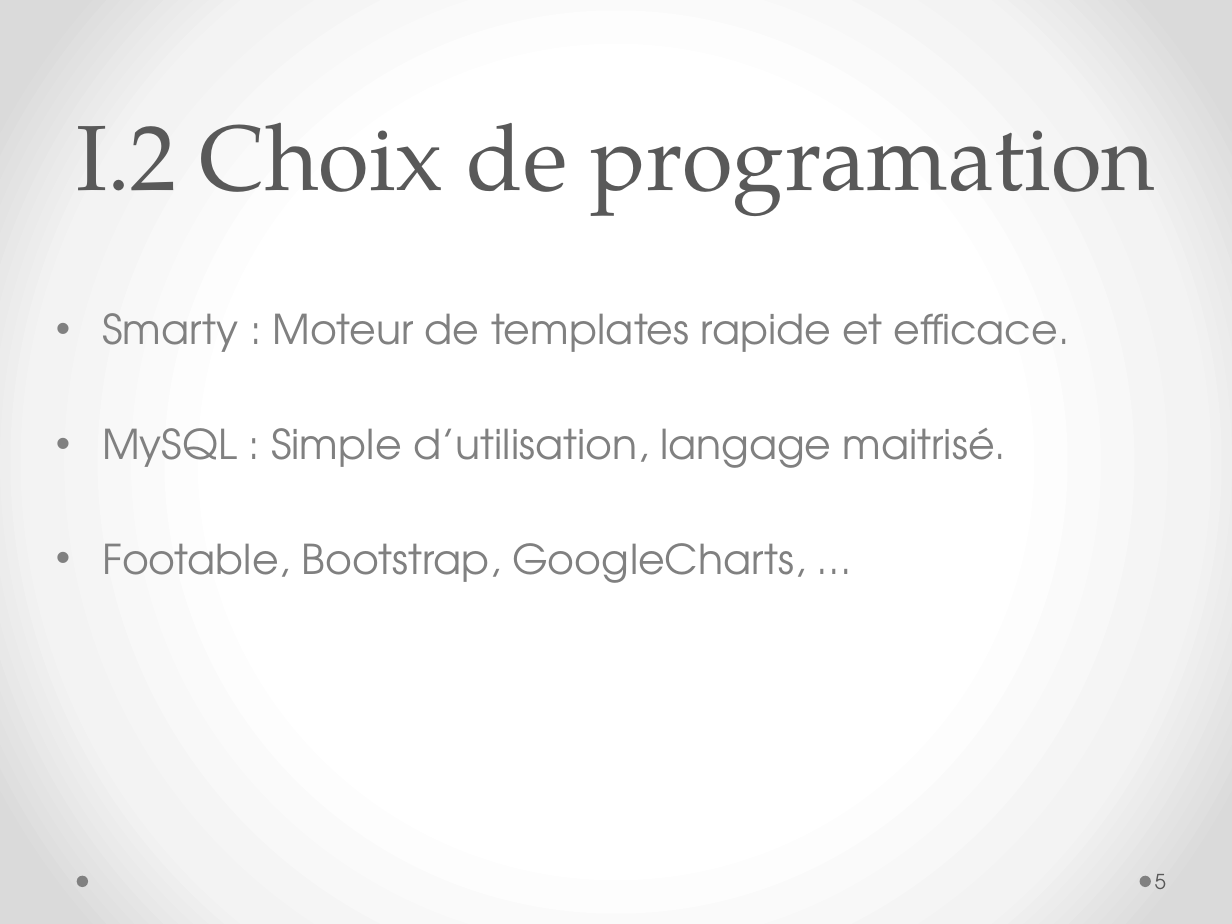
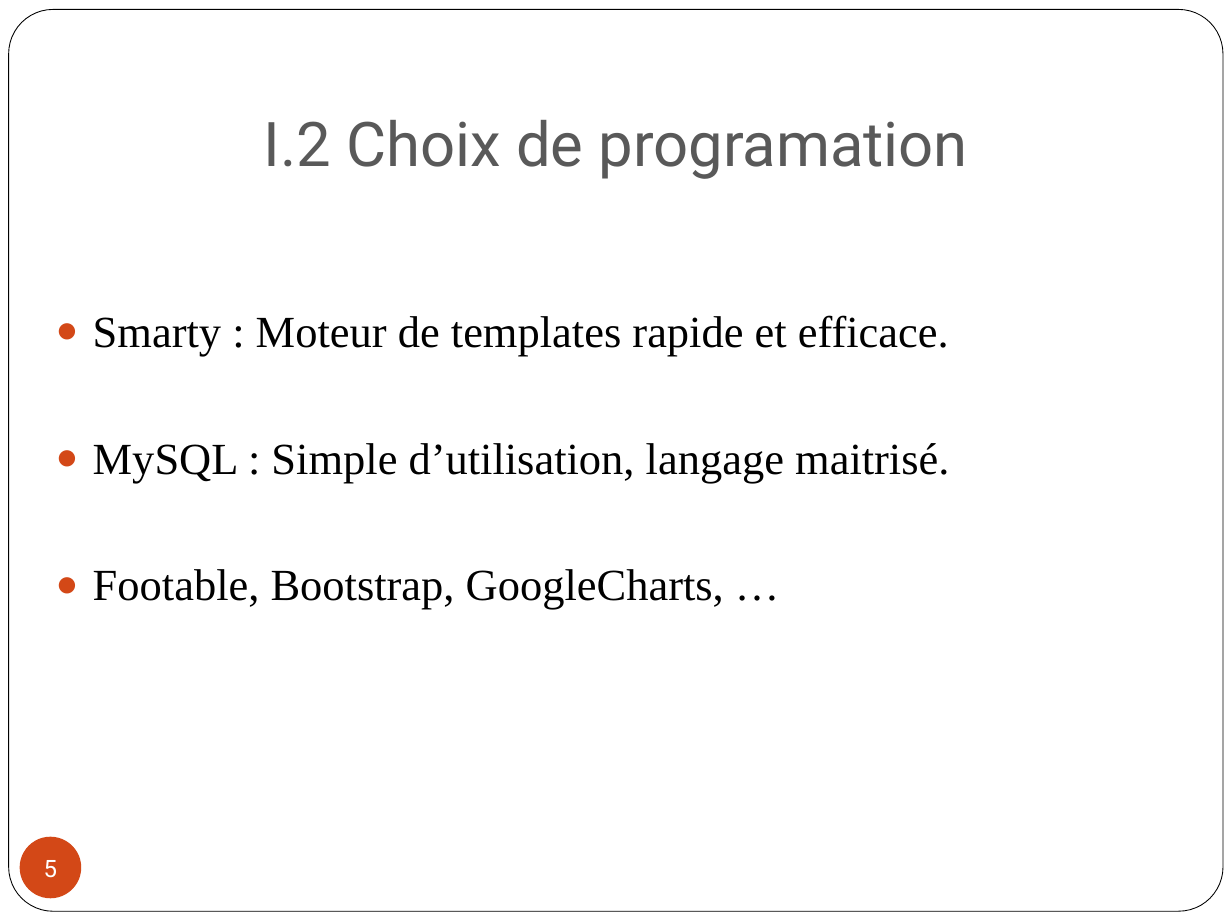
Before and after one commit to edmondsnadane/Projet-R-D, a slide deck: slide 5 of Docs/Soutenance Projet.pptx. Drawn at 1232x924 pixels with LibreOffice and Linux fonts; fonts in the diff are those of the drawing. Boxes give left, top, right and bottom in pixels: in the first picture for what was removed or moved away, otherwise in the second. Text is boxed around its words. In the diff, an @@ line names an element or a change of style, - is before the commit and + after.

```diff
--- a/Docs/Soutenance Projet.pptx
+++ b/Docs/Soutenance Projet.pptx
@@ background gradient #FFFFFF to #F4F4F4 to #DADADA to #FFFFFF @@
@@ rounded rectangle added at [9,10,1223,912], fill #FFFFFF, outline #000000 0.5 pt @@
@@ title "I.2 Choix de programation": place and size @@
-title "I.2 Choix de programation" at [76,122,1155,216]
+title "I.2 Choix de programation" at [263,120,968,179]
@@ title "I.2 Choix de programation" at [263,120,968,179]: size 54 to 36 pt, font TeX Gyre Pagella to Roboto; line spacing 58pt to 1 @@
@@ text "Smarty : Moteur de templates ..." at [93,315,949,609]: size 24 to 26 pt, font TeX Gyre Adventor to Times New Roman, text colour #808080 to #000000; bullet • to ● @@
@@ page number: place and size @@
-page number at [1155,874,1166,889]
+page number at [20,837,81,898]
@@ page number at [20,837,81,898]: size 12 to 14 pt, font TeX Gyre Adventor to Roboto, text colour #595959 to #FFFFFF; alignment left to centre; fill none to #D34817 @@
@@ ellipse removed at [76,876,87,887] @@
@@ ellipse removed at [1140,876,1151,887] @@
```
Also in this commit, not shown: 6 other slides changed.
